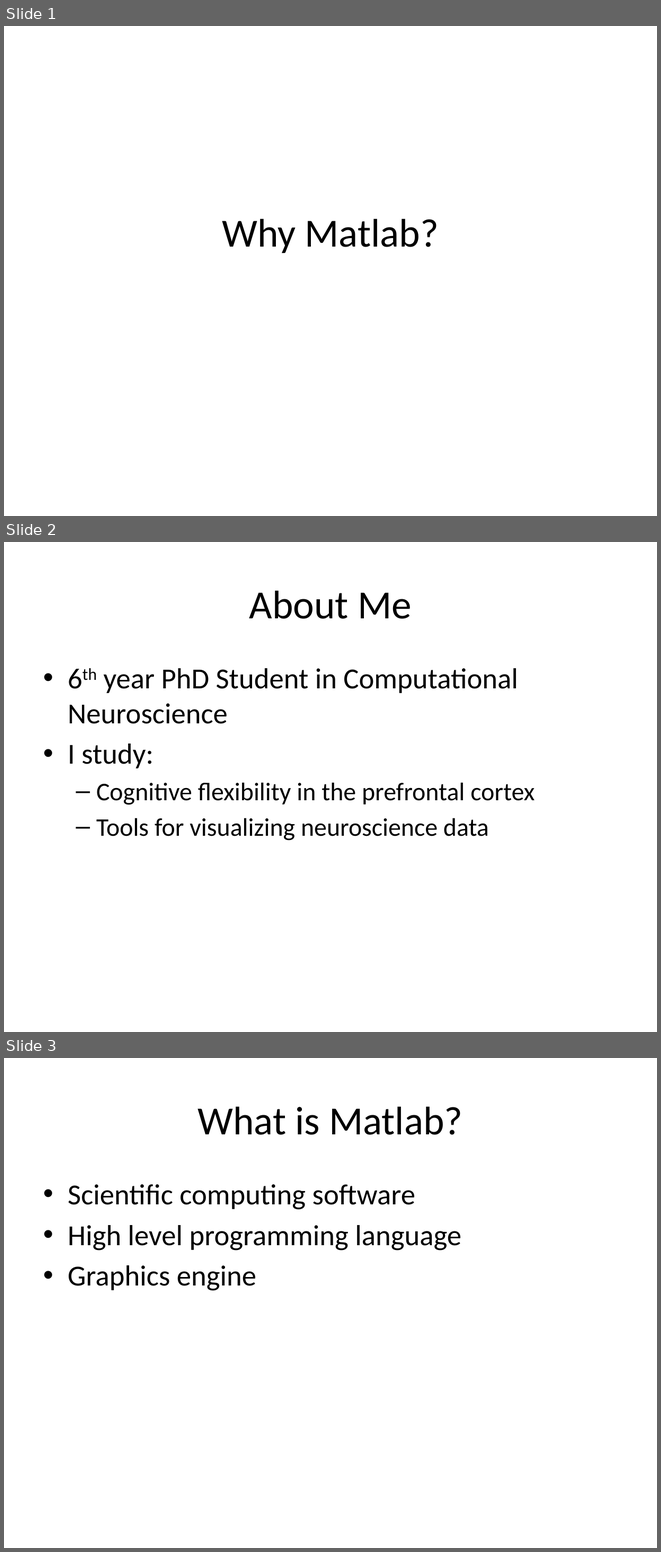
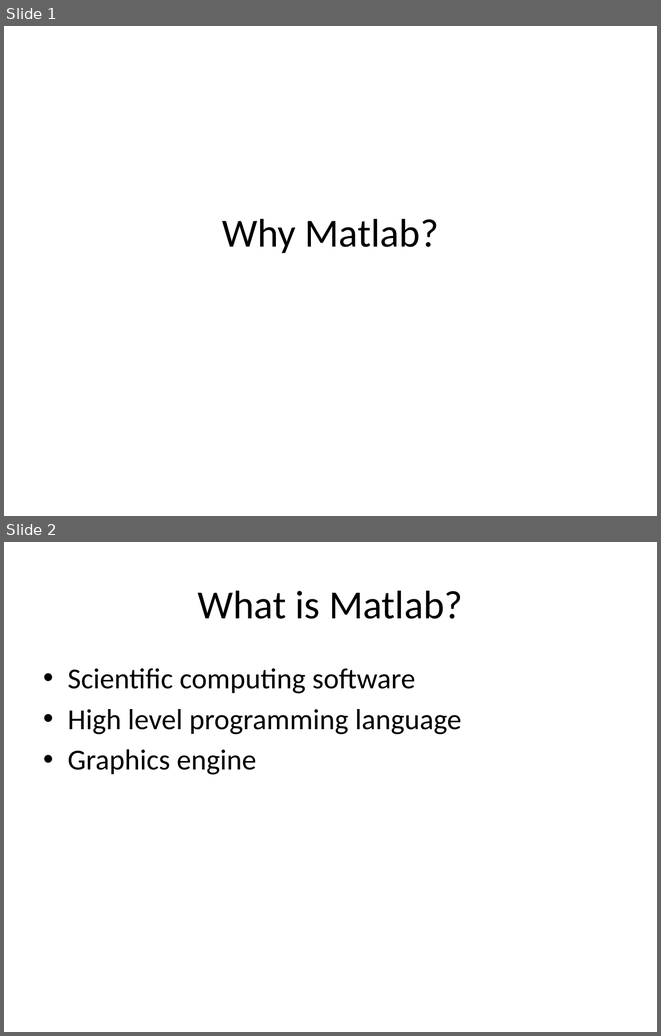
Before and after one commit to emilyps14/9.07-Matlab-Tutorial, a slide deck: Why Matlab.pptx. Shown one above the other, each under a label of ours: slides 1, 2 and 3 before the commit, slides 1 and 2 after it. The pictures are 661x1552 and 661x1036 pixels, drawn with LibreOffice and Linux fonts; fonts in the diff are those of the drawing. Boxes give left, top, right and bottom in pixels: in the first picture for what was removed or moved away, otherwise in the second. Text is boxed around its words. In the diff, an @@ line names an element or a change of style, - is before the commit and + after.

```diff
--- a/Why Matlab.pptx
+++ b/Why Matlab.pptx
@@ slide 2 removed at (4,542,657,1032), background #FFFFFF @@
@@ title removed at (249,590,412,619) @@
-About Me
@@ text removed at (68,668,535,840) @@
-• 6th year PhD Student in Computational Neuroscience
-• I study:
-  – Cognitive flexibility in the prefrontal cortex
-  – Tools for visualizing neuroscience data
@@ what was slide 3 is now slide 2 @@
```
Also in this commit, not shown: 13 other files.
